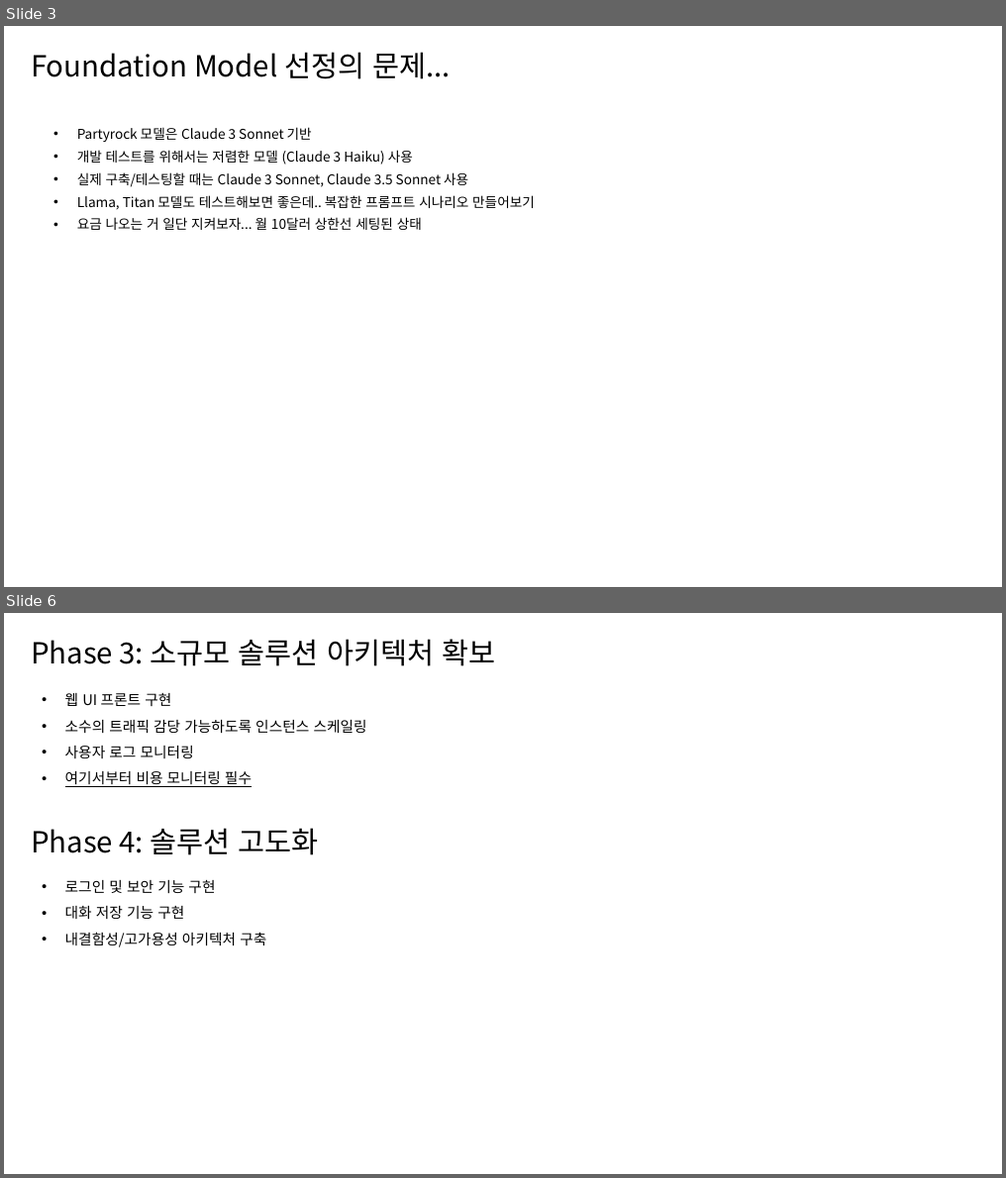
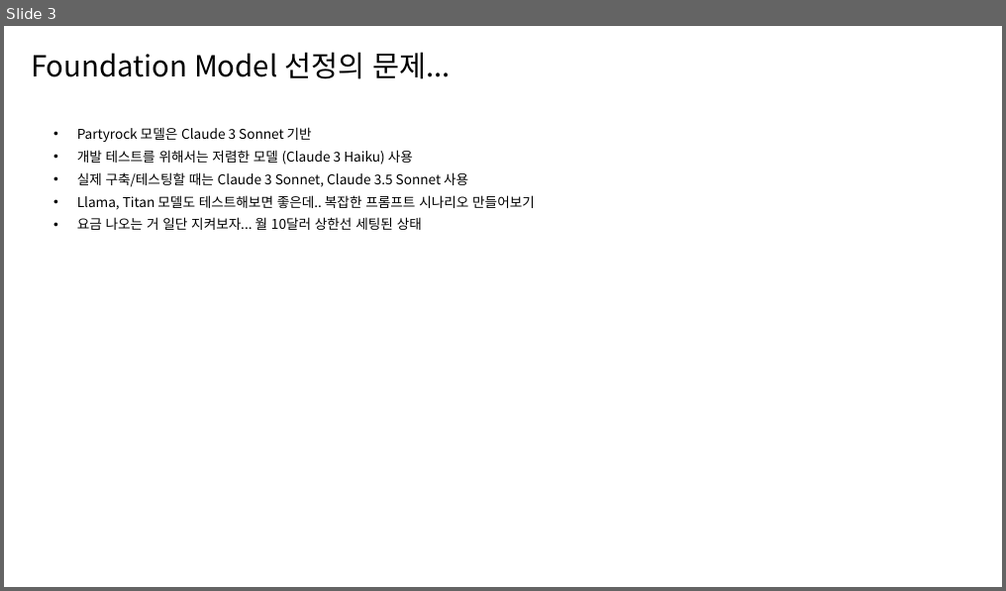
Before and after one commit to Yihoon-J/tarot-chat-AI, a slide deck: 개발계획서.pptx. Shown one above the other, each under a label of ours: slides 3 and 6 before the commit, slide 3 after it; the slides between them are not shown. The pictures are 1006x1178 and 1006x591 pixels, drawn with LibreOffice and Linux fonts; fonts in the diff are those of the drawing. Boxes give left, top, right and bottom in pixels: in the first picture for what was removed or moved away, otherwise in the second. Text is boxed around its words. In the diff, an @@ line names an element or a change of style, - is before the commit and + after.

Commit message:
basic backend 구현

```diff
--- a/개발계획서.pptx
+++ b/개발계획서.pptx
@@ slide 6 removed at (4,613,1002,1174), background #FFFFFF @@
@@ title removed at (31,639,495,666) @@
-Phase 3: 소규모 솔루션 아키텍처 확보
@@ text removed at (65,693,367,787) @@
-• 웹 UI 프론트 구현
-• 소수의 트래픽 감당 가능하도록 인스턴스 스케일링
-• 사용자 로그 모니터링
-• 여기서부터 비용 모니터링 필수
@@ text removed at (31,828,319,856) @@
-Phase 4: 솔루션 고도화
@@ text removed at (65,880,266,948) @@
-• 로그인 및 보안 기능 구현
-• 대화 저장 기능 구현
-• 내결함성/고가용성 아키텍처 구축
```
Also in this commit, not shown: 5 slides added, 2 other slides removed, 3 other files.
